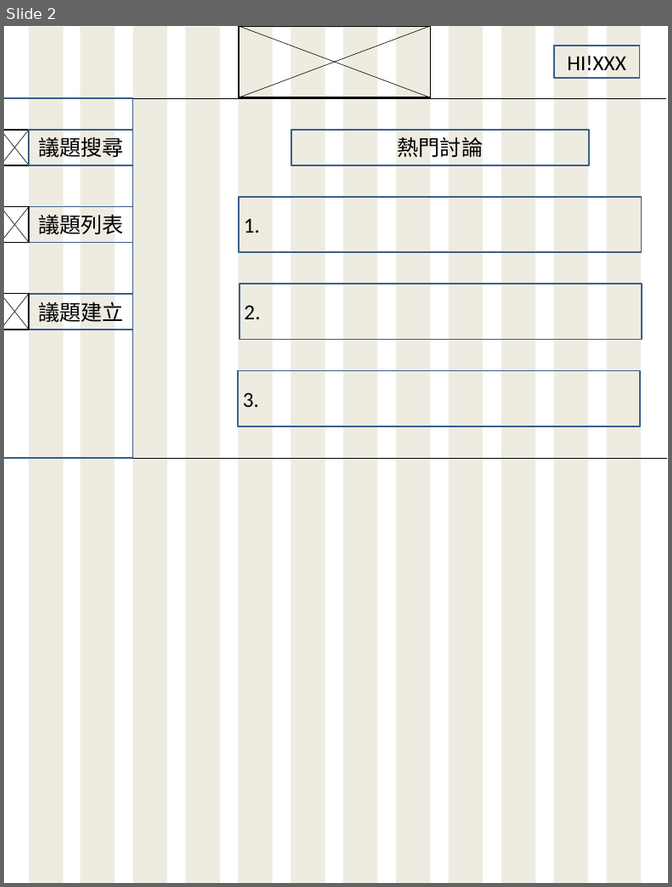
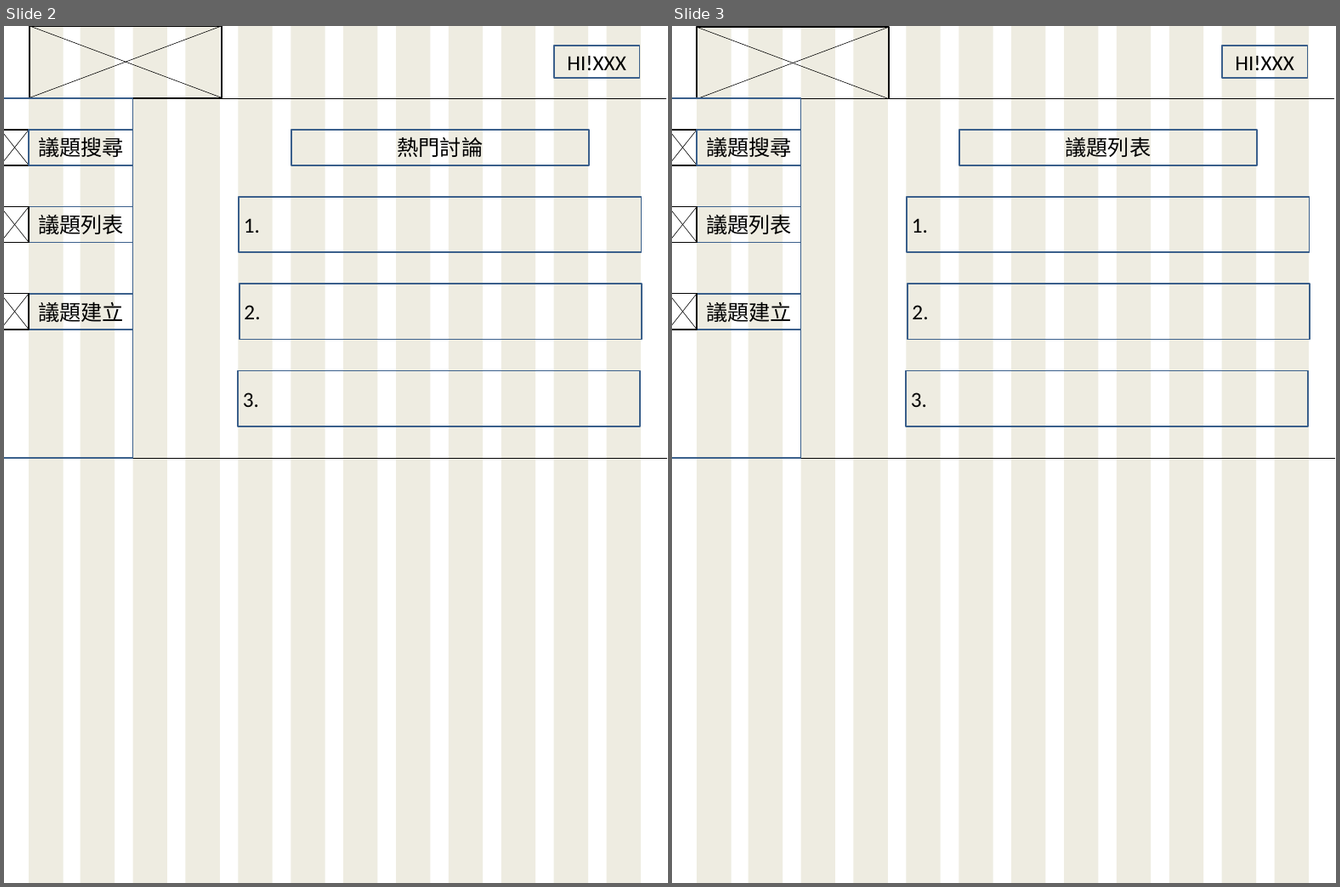
Before and after one commit to s60912frank/F2E-FinalProject, a slide deck: design/Bigsize.pptx. Shown side by side, each under a label of ours: slide 2 before the commit, slides 2 and 3 after it. The pictures are 672x887 and 1340x887 pixels, drawn with LibreOffice and Linux fonts; fonts in the diff are those of the drawing. Boxes give left, top, right and bottom in pixels: in the first picture for what was removed or moved away, otherwise in the second. Text is boxed around its words. In the diff, an @@ line names an element or a change of style, - is before the commit and + after.

```diff
--- a/design/Bigsize.pptx
+++ b/design/Bigsize.pptx
@@ slide 3 added at (x1=672, y1=26, x2=1336, y2=883), background #FFFFFF @@
@@ rectangle added at (x1=697, y1=27, x2=889, y2=98), outline #000000 2 pt @@
@@ line added from (697, 27) to (889, 98), #000000 0.75 pt @@
@@ line added from (889, 27) to (697, 98), #000000 0.75 pt @@
@@ group added at (x1=697, y1=26, x2=1309, y2=883): 12 rectangles @@
@@ rectangle added at (x1=1221, y1=46, x2=1307, y2=78), outline #3A5F8C 2 pt, 31 pt, text #000000 @@
+HI!XXX
@@ line added from (672, 98) to (1334, 98), #000000 0.75 pt @@
@@ rectangle added at (x1=672, y1=98, x2=801, y2=458), outline #3A5F8C 2 pt @@
@@ rectangle added at (x1=672, y1=130, x2=697, y2=165), outline #000000 2 pt @@
@@ line added from (672, 130) to (697, 165), #000000 0.75 pt @@
@@ line added from (697, 130) to (672, 165), #000000 0.75 pt @@
@@ rectangle added at (x1=697, y1=130, x2=801, y2=165), outline #3A5F8C 2 pt, 31 pt, text #000000 @@
+議題搜尋
@@ rectangle added at (x1=959, y1=130, x2=1256, y2=165), outline #3A5F8C 2 pt, 31 pt, text #000000 @@
+議題列表
@@ rectangle added at (x1=907, y1=197, x2=1309, y2=252), outline #3A5F8C 2 pt, 31 pt, text #000000 @@
+1.
@@ rectangle added at (x1=672, y1=207, x2=697, y2=243), outline #000000 2 pt @@
@@ line added from (672, 207) to (697, 243), #000000 0.75 pt @@
@@ line added from (697, 207) to (672, 243), #000000 0.75 pt @@
@@ rectangle added at (x1=697, y1=207, x2=801, y2=243), outline #3A5F8C 2 pt, 31 pt, text #000000 @@
+議題列表
@@ rectangle added at (x1=672, y1=293, x2=697, y2=329), outline #000000 2 pt @@
@@ line added from (672, 294) to (697, 329), #000000 0.75 pt @@
@@ line added from (697, 293) to (672, 329), #000000 0.75 pt @@
@@ rectangle added at (x1=697, y1=294, x2=801, y2=329), outline #3A5F8C 2 pt, 31 pt, text #000000 @@
+議題建立
@@ rectangle added at (x1=907, y1=284, x2=1310, y2=340), outline #3A5F8C 2 pt, 31 pt, text #000000 @@
+2.
@@ rectangle added at (x1=906, y1=371, x2=1308, y2=426), outline #3A5F8C 2 pt, 31 pt, text #000000 @@
+3.
@@ line added from (672, 458) to (1334, 458), #000000 0.75 pt @@
@@ slide 2 changed as well @@
@@ 2 lines, 1 rectangle moved together from (x1=239, y1=26, x2=431, y2=97) to (x1=30, y1=26, x2=222, y2=97) @@
```
Also in this commit, not shown: 1 other slide changed, 4 other slides added.
